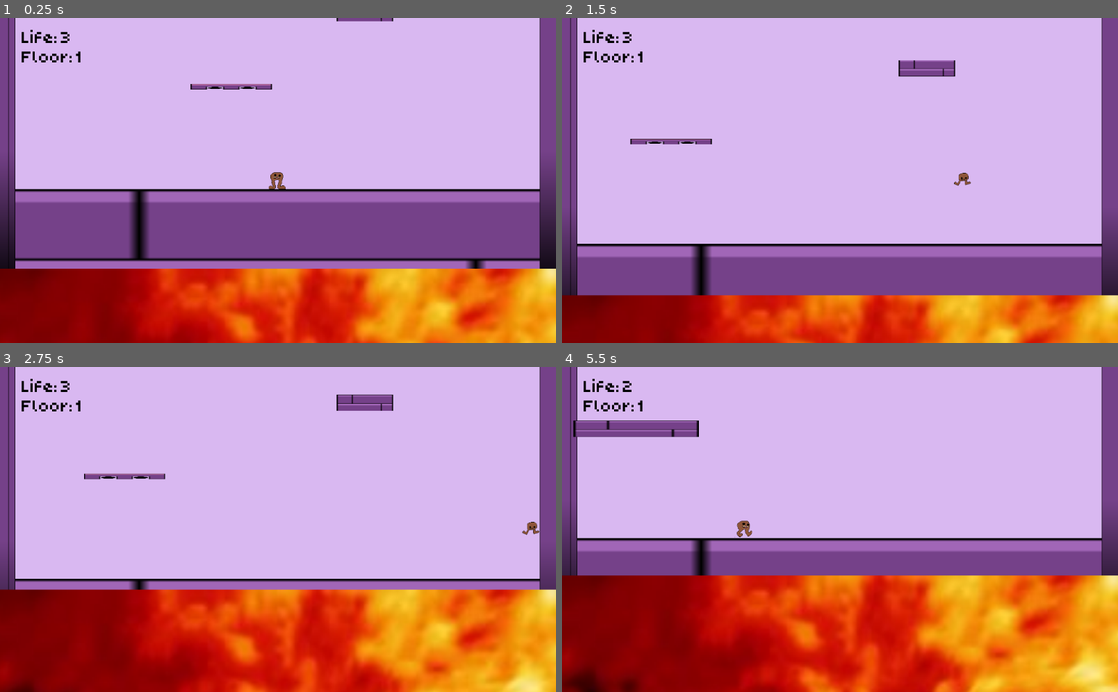
Above: before the commit, frames 1-4 (two rows, left to right).
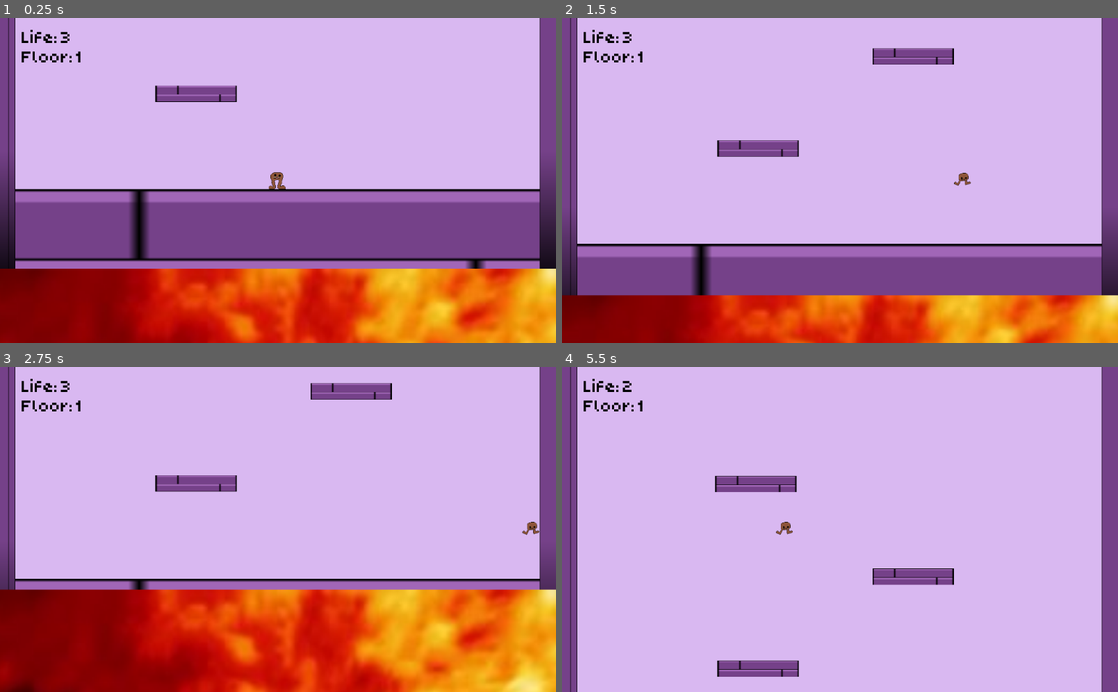
Above: after the commit, the same moments.

Repository: Darkstick/Jumper
Game: Godot game, scene res://Scenes/Levels/main.tscn
Same seed, same stepped clock (60 frames per second), same inputs: the game is played once before the commit and once after it. Sound files missing from this copy of the repository are replaced by a short silence.
Inputs:
- Up to frame 1 (0.25 s): no input
- Up to frame 2 (1.5 s): hold Right (right) from 0.53 s (still down); tap Up (up) at 0.6, 0.77, 1.07, 1.35 s
- Up to frame 3 (2.75 s): tap Up (up) at 1.52, 1.82, 2.1 s; release Right (right) at 2.03 s; hold Left (left) from 2.03 s (still down)
- Up to frame 4 (5.5 s): release Left (left) at 2.78 s; hold Right (right) 2.78-4.28 s; tap Up (up) at 2.85, 3.02, 3.32, 3.6, 3.77, 4.07, 4.35, 4.52, 4.82, 5.1 s; tap R (reset) at 4.15 s; hold Left (left) 4.28-5.03 s; hold Right (right) from 5.03 s (still down)

The runs differ from the first frame. In frame 1, 1.0% of the frame differs, in the area x 27-71%, y 0-26%; in frame 2, 2.1%; in frame 3, 2.0%; in frame 4, 49%, in the area x 0-100%, y 16-100%.

Commit message:
criteria changes

Diff:
--- a/Scenes/Levels/main.tscn
+++ b/Scenes/Levels/main.tscn
@@ -34,3 +34,15 @@
 position = Vector2( 1023.87, -7480.35 )
 scale = Vector2( 0.4, 520 )
 is_static = true
+
+[node name="basicPlatform" parent="." instance=ExtResource( 1 )]
+position = Vector2( 361.433, -177.349 )
+is_static = true
+
+[node name="basicPlatform2" parent="." instance=ExtResource( 1 )]
+position = Vector2( 646.523, -347.279 )
+is_static = true
+
+[node name="basicPlatform3" parent="." instance=ExtResource( 1 )]
+position = Vector2( 357.037, -518.182 )
+is_static = true
--- a/Scripts/main.gd
+++ b/Scripts/main.gd
@@ -12,7 +12,7 @@
 var rng = RandomNumberGenerator.new()
 
 #keeps track of the height of the last platform
-var previousY = 0
+var previousY = -550
 var previousX = 0
 
 func _ready():
